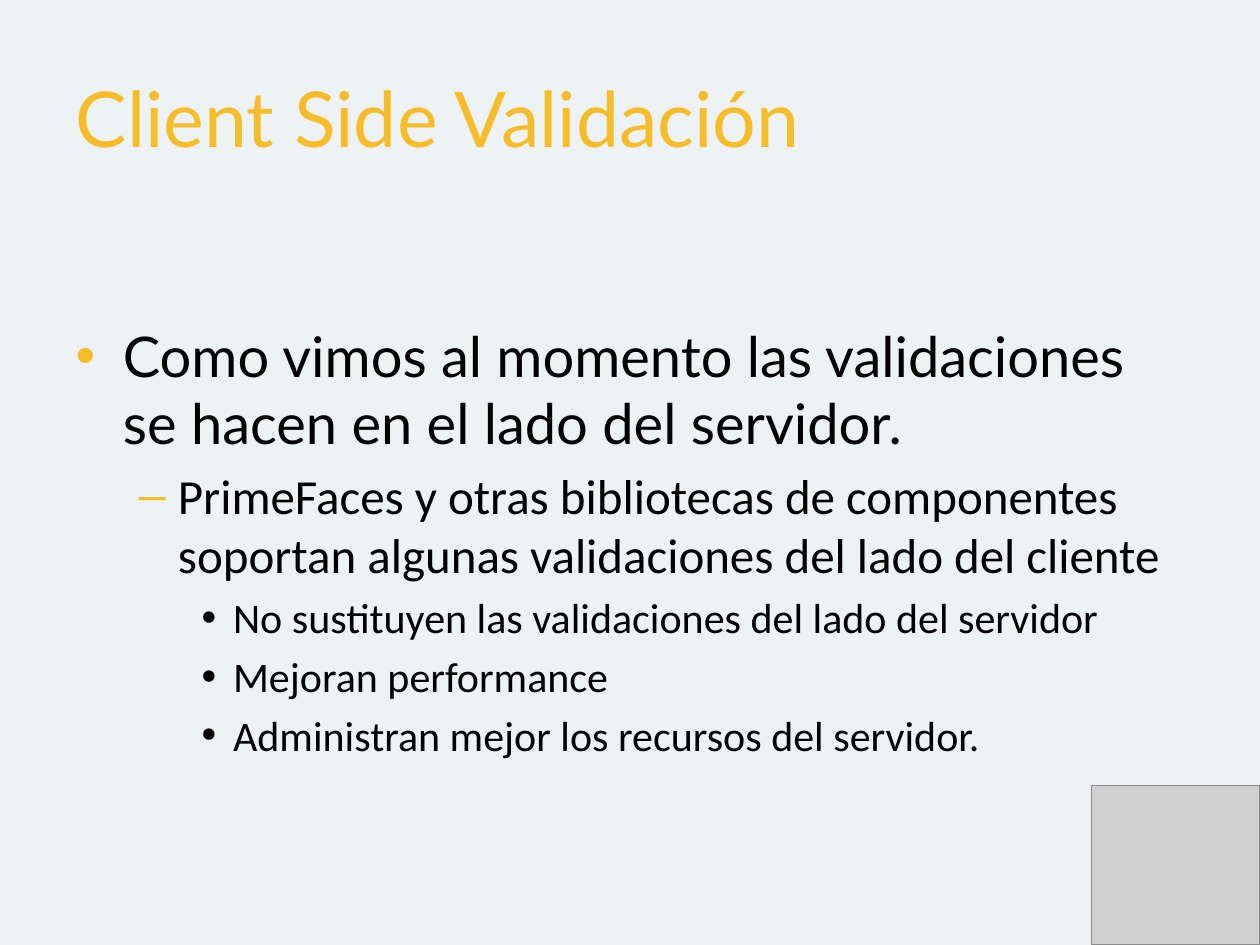
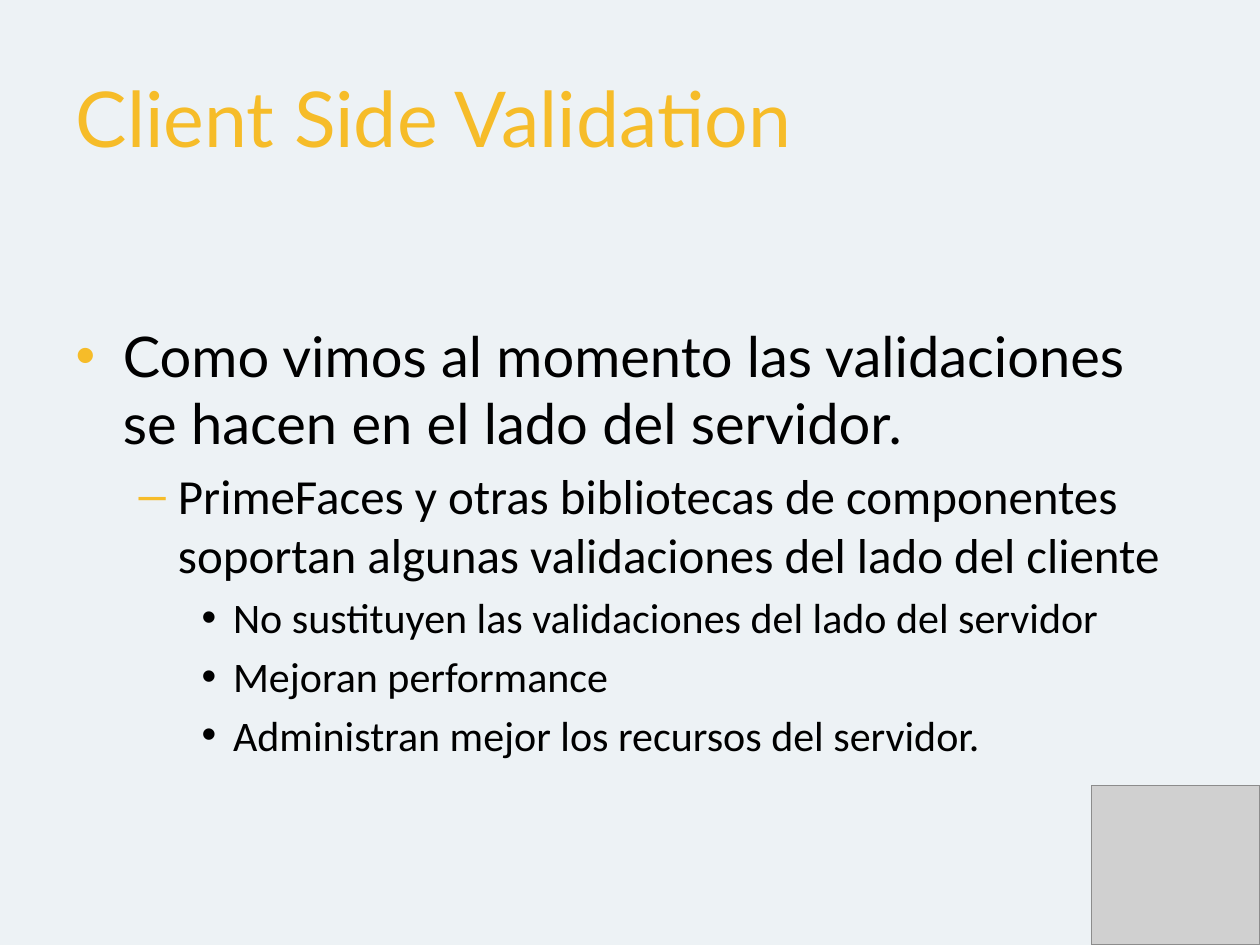
Before and after one commit to fenoloco/cursojsf2014, a slide deck: slide 37 of Presentaciones/jsf_curso_c4.pptx. Drawn at 1260x945 pixels with LibreOffice and Linux fonts; fonts in the diff are those of the drawing; grey boxes stand for pictures. Boxes give left, top, right and bottom in pixels: in the first picture for what was removed or moved away, otherwise in the second. Text is boxed around its words. In the diff, an @@ line names an element or a change of style, - is before the commit and + after.

```diff
--- a/Presentaciones/jsf_curso_c4.pptx
+++ b/Presentaciones/jsf_curso_c4.pptx
@@ title at (x1=76, y1=90, x2=791, y2=148): text changed @@
-Client Side Validación
+Client Side Validation
```
Also in this commit, not shown: 9 other files.
